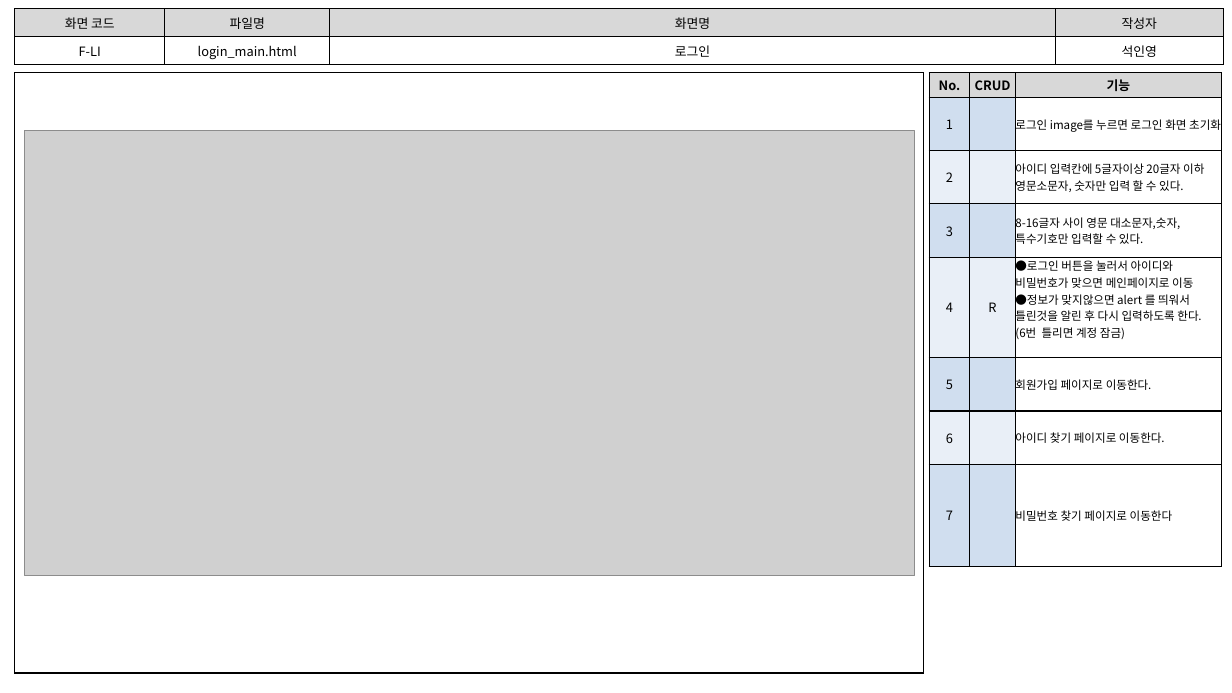
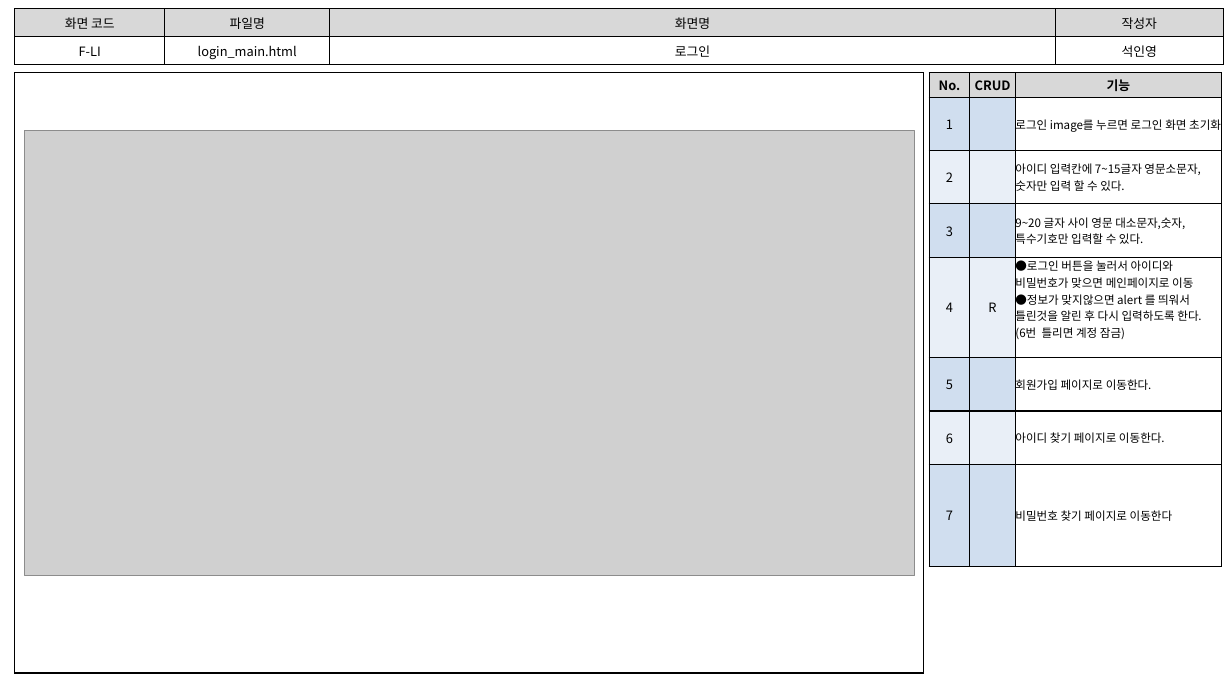
Before and after one commit to index506/cosmo6th_3thGroup, a slide deck: slide 5 of Text/02.화면설계도/3th_Project_화면 설계도(인영).pptx. Drawn at 1232x693 pixels with LibreOffice and Linux fonts; fonts in the diff are those of the drawing; grey boxes stand for pictures. Boxes give left, top, right and bottom in pixels: in the first picture for what was removed or moved away, otherwise in the second. Text is boxed around its words. In the diff, an @@ line names an element or a change of style, - is before the commit and + after.

```diff
--- a/Text/02.화면설계도/3th_Project_화면 설계도(인영).pptx
+++ b/Text/02.화면설계도/3th_Project_화면 설계도(인영).pptx
@@ table at [930,73,1223,528] @@
-row 3, column 3: 아이디 입력칸에 5글자이상 20글자 이하 영문소문자, 숫자만 입력 할 수 있다.
+row 3, column 3: 아이디 입력칸에 7~15글자 영문소문자, 숫자만 입력 할 수 있다.
-row 4, column 3: 8-16글자 사이 영문 대소문자,숫자,특수기호만 입력할 수 있다.
+row 4, column 3: 9~20 글자 사이 영문 대소문자,숫자,특수기호만 입력할 수 있다.
```
Also in this commit, not shown: 6 other slides changed, 2 other files.
